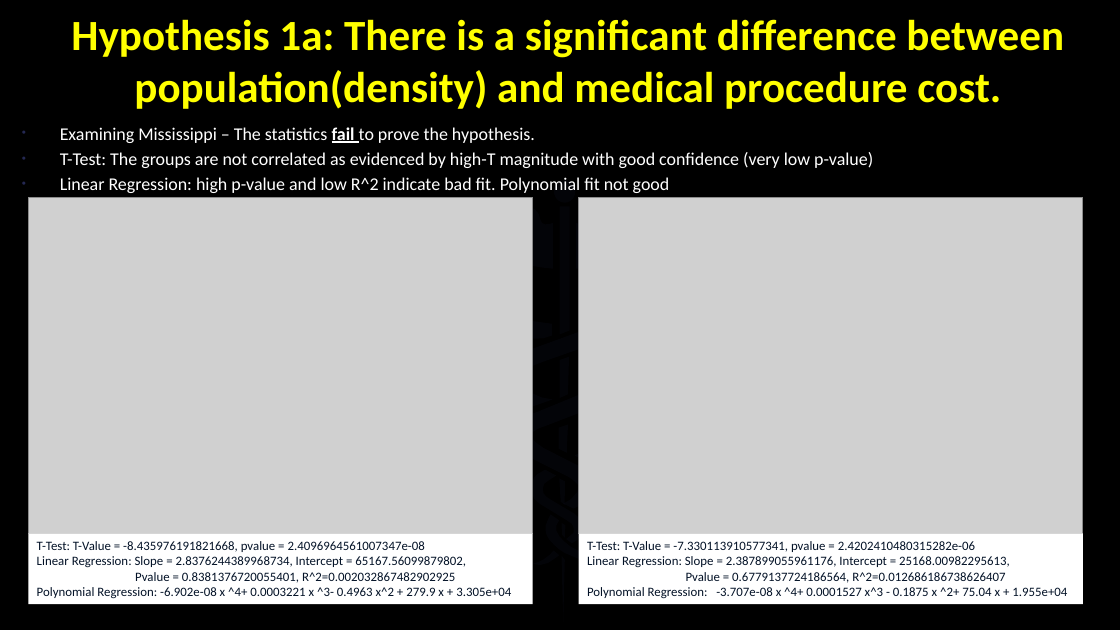
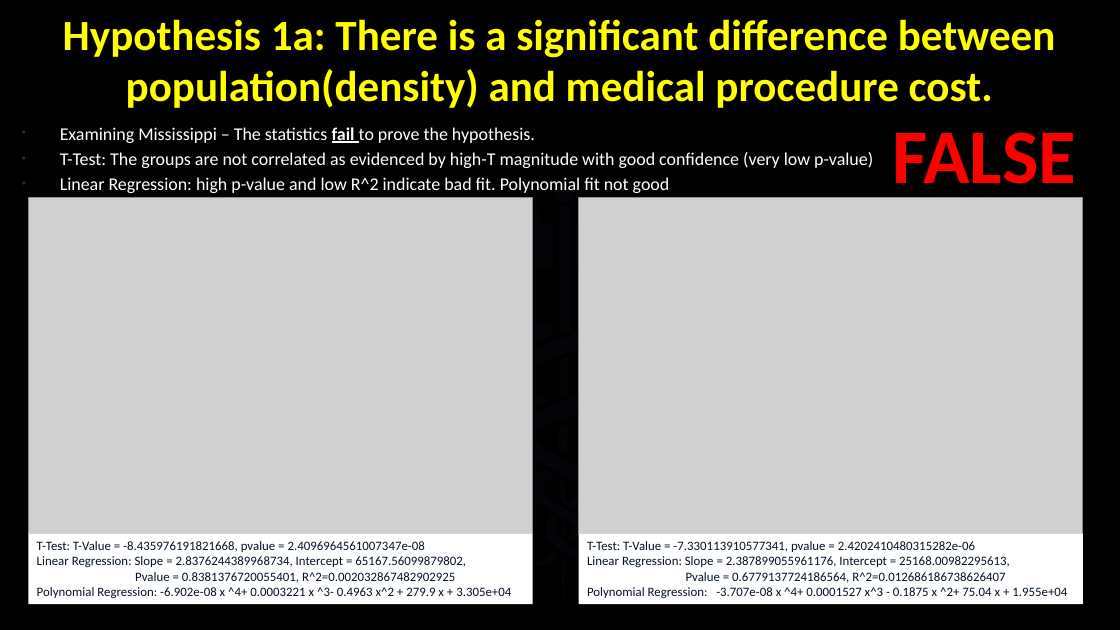
Before and after one commit to BrandinO771/viper_proj_1, a slide deck: slide 10 of _PRESENTATION/healthcare_cost_consitency5.pptx (slide 9 before the commit). Drawn at 1120x630 pixels with LibreOffice and Linux fonts; fonts in the diff are those of the drawing; grey boxes stand for pictures; background and template pictures are left out. Boxes give left, top, right and bottom in pixels: in the first picture for what was removed or moved away, otherwise in the second. Text is boxed around its words. In the diff, an @@ line names an element or a change of style, - is before the commit and + after.

```diff
--- a/_PRESENTATION/healthcare_cost_consitency5.pptx
+++ b/_PRESENTATION/healthcare_cost_consitency5.pptx
@@ title "Hypothesis 1a: There is a ..." moved from (x1=71, y1=19, x2=1064, y2=109) to (x1=63, y1=19, x2=1056, y2=108) @@
@@ text added at (x1=892, y1=132, x2=1076, y2=201), 66 pt, text #FF0000, bold @@
+FALSE
```
Also in this commit, not shown: 4 other slides changed, 3 slides added, 5 slides removed, 31 other files.
